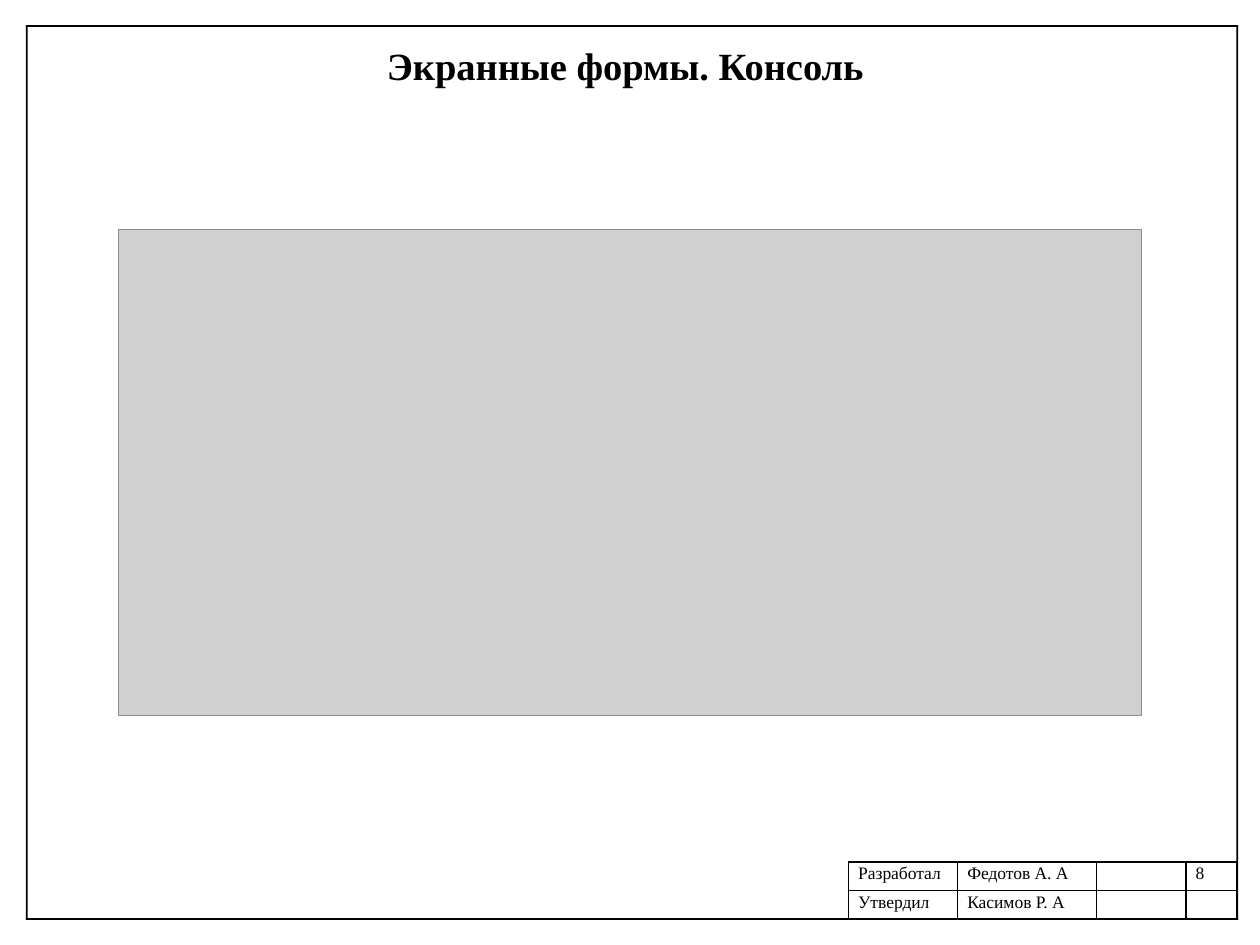
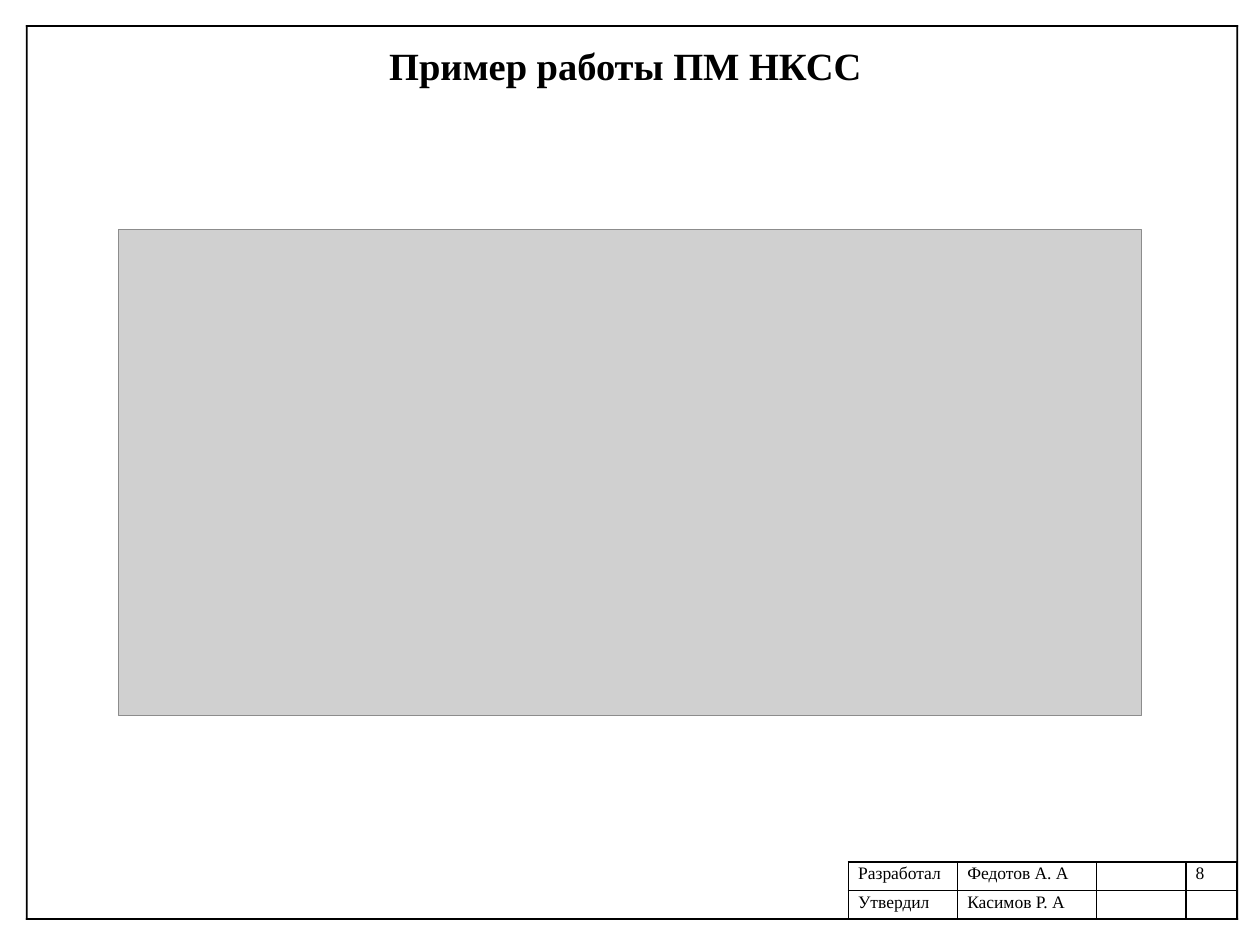
Before and after one commit to Shurpumpel/diplom, a slide deck: slide 7 of производственная/Федотов_ПИН-41_Презентация.pptx (slide 8 before the commit). Drawn at 1260x945 pixels with LibreOffice and Linux fonts; fonts in the diff are those of the drawing; grey boxes stand for pictures. Boxes give left, top, right and bottom in pixels: in the first picture for what was removed or moved away, otherwise in the second. Text is boxed around its words. In the diff, an @@ line names an element or a change of style, - is before the commit and + after.

```diff
--- a/производственная/Федотов_ПИН-41_Презентация.pptx
+++ b/производственная/Федотов_ПИН-41_Презентация.pptx
@@ text at (389, 52, 861, 88): text changed @@
-Экранные формы. Консоль
+Пример работы ПМ НКСС
```
Also in this commit, not shown: 6 other slides changed, 1 slide added, 1 slide removed, 8 other files.
